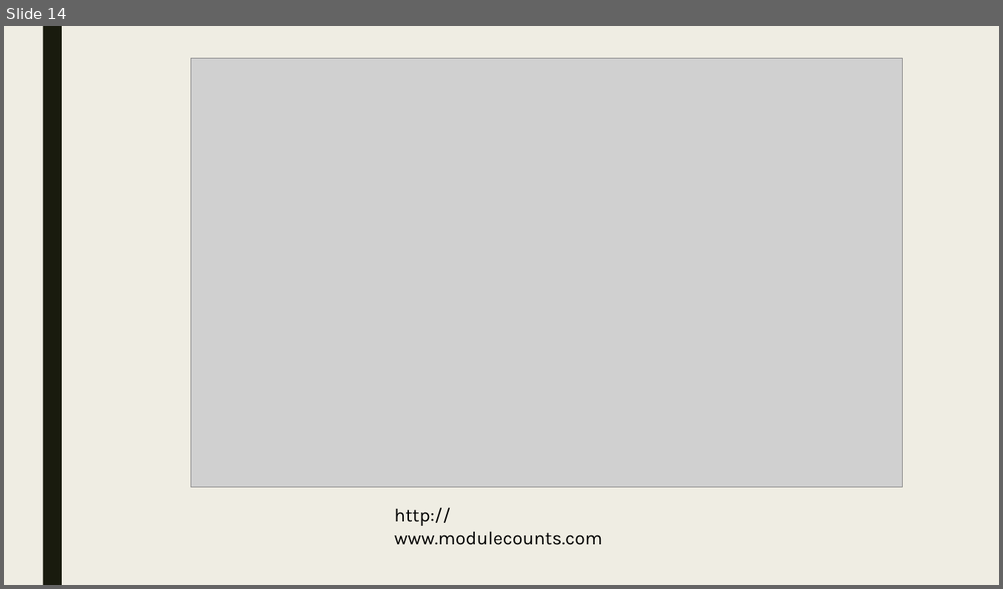
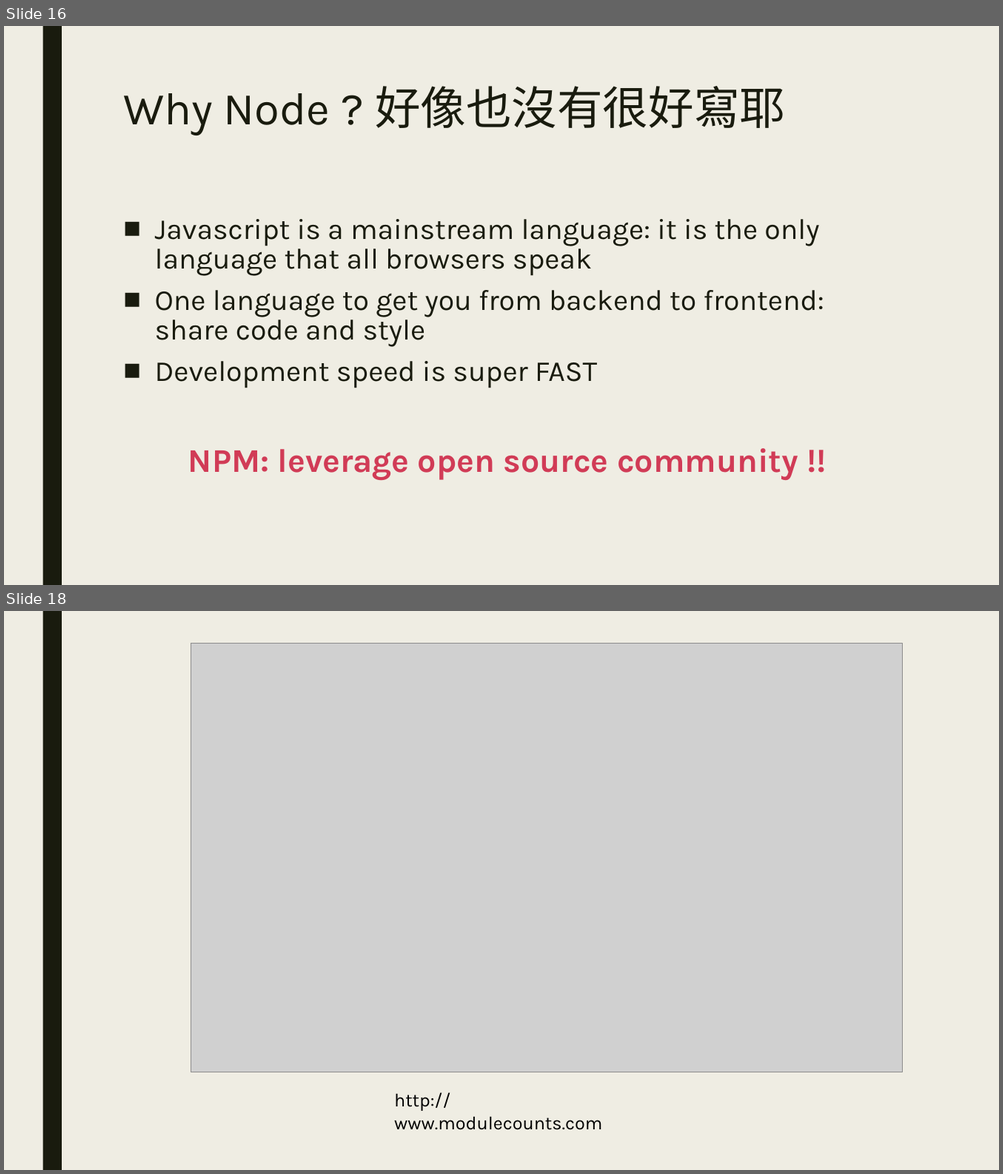
Before and after one commit to derektu/NodeTutorial, a slide deck: Presentation.pptx. Shown one above the other, each under a label of ours: slide 14 before the commit, slides 16 and 18 after it; the slides between them are not shown. The pictures are 1003x589 and 1003x1174 pixels, drawn with LibreOffice and Linux fonts; fonts in the diff are those of the drawing; grey boxes stand for pictures. Boxes give left, top, right and bottom in pixels: in the first picture for what was removed or moved away, otherwise in the second. Text is boxed around its words. In the diff, an @@ line names an element or a change of style, - is before the commit and + after.

```diff
--- a/Presentation.pptx
+++ b/Presentation.pptx
@@ slide 16 added at bbox=[4, 26, 999, 585], background #EFEDE3; not listed: 1 template element that a slide beside it also shows @@
@@ title added at bbox=[123, 86, 785, 136], 44 pt, text #191B0E @@
+Why Node ? 好像也沒有很好寫耶
@@ text added at bbox=[155, 219, 824, 480], 28 pt, text #191B0E @@
+■ Javascript is a mainstream language: it is the only language that all browsers speak
+■ One language to get you from backend to frontend: share code and style
+■ Development speed is super FAST
+NPM: leverage open source community !!
@@ what was slide 14 is now slide 18 @@
```
Also in this commit, not shown: 2 slides changed, 5 other slides added, 3 other files.
